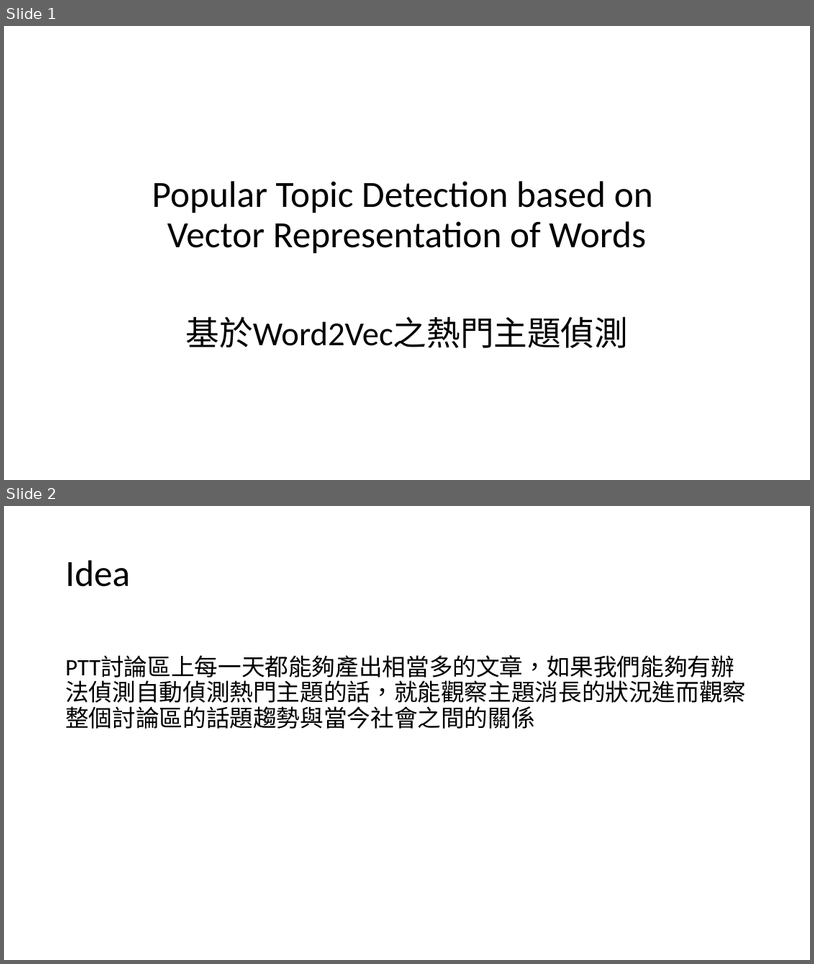
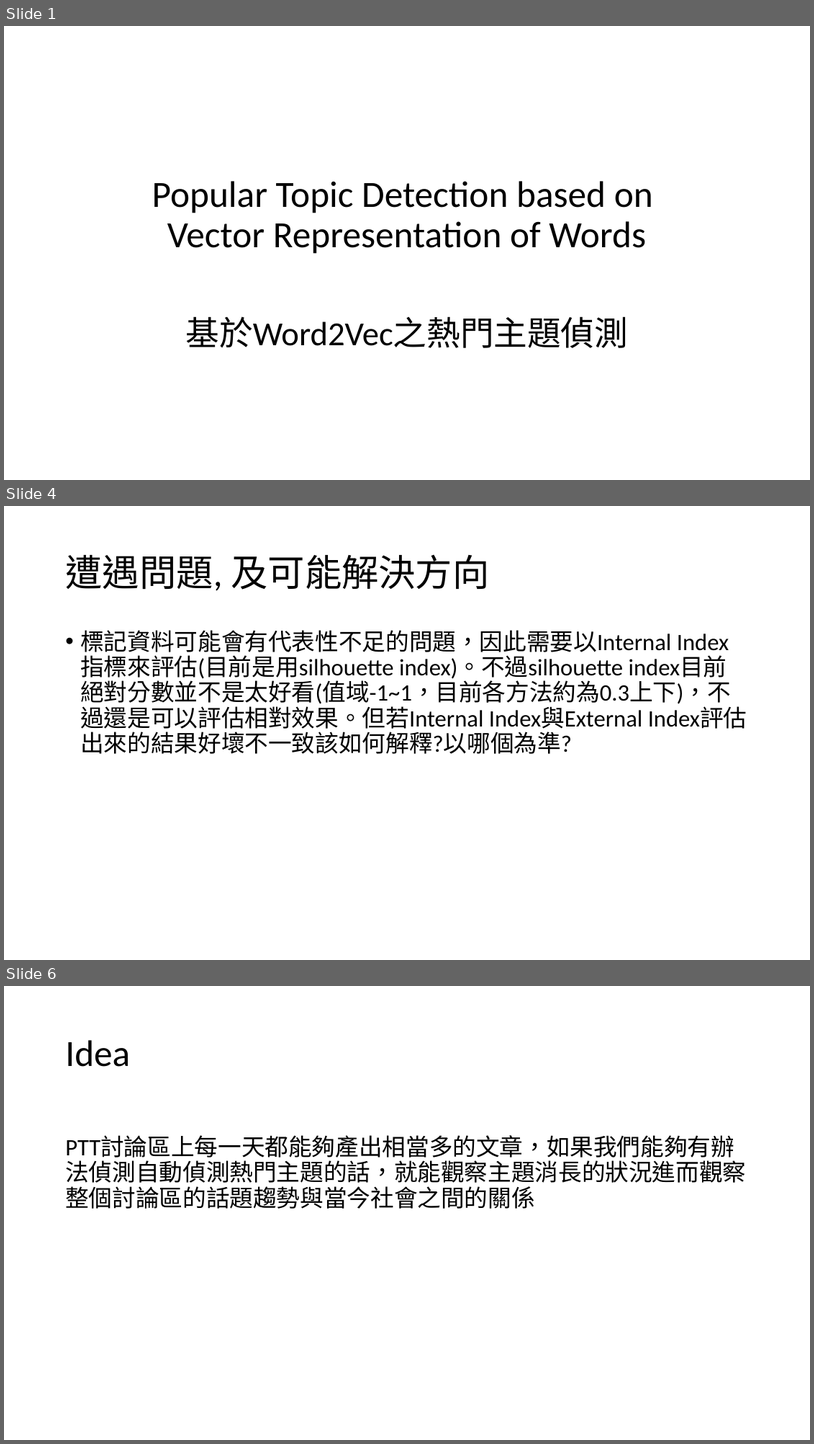
Before and after one commit to ZhongTing/HotTopicDetection, a slide deck: Hot-Topic-Detection.pptx. Shown one above the other, each under a label of ours: slides 1 and 2 before the commit, slides 1, 4 and 6 after it; the slides between them are not shown. The pictures are 814x964 and 814x1444 pixels, drawn with LibreOffice and Linux fonts; fonts in the diff are those of the drawing. Boxes give left, top, right and bottom in pixels: in the first picture for what was removed or moved away, otherwise in the second. Text is boxed around its words. In the diff, an @@ line names an element or a change of style, - is before the commit and + after.

```diff
--- a/Hot-Topic-Detection.pptx
+++ b/Hot-Topic-Detection.pptx
@@ slide 4 added at box(4, 506, 810, 960), background #FFFFFF @@
@@ title added at box(65, 555, 489, 591), 44 pt, text #000000 @@
+遭遇問題, 及可能解決方向
@@ text added at box(80, 630, 730, 754), 28 pt, text #000000 @@
+• 標記資料可能會有代表性不足的問題，因此需要以Internal Index指標來評估(目前是用silhouette index)。不過silhouette index目前絕對分數並不是太好看(值域-1~1，目前各方法約為0.3上下)，不過還是可以評估相對效果。但若Internal Index與External Index評估出來的結果好壞不一致該如何解釋?以哪個為準?
@@ what was slide 2 is now slide 6 @@
```
Also in this commit, not shown: 11 slides changed, 23 other slides added, 3 slides removed, 12 other files.
